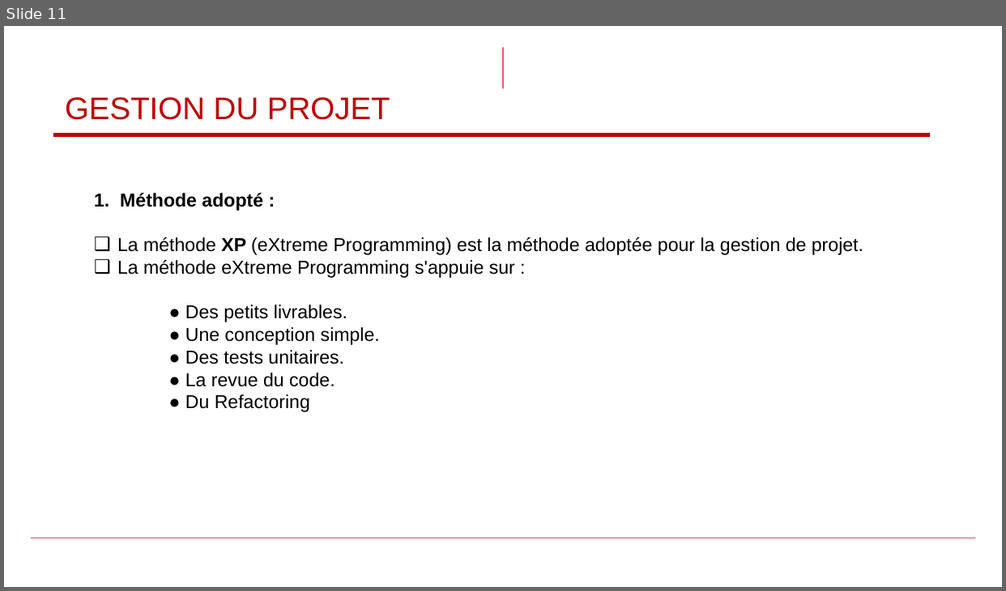
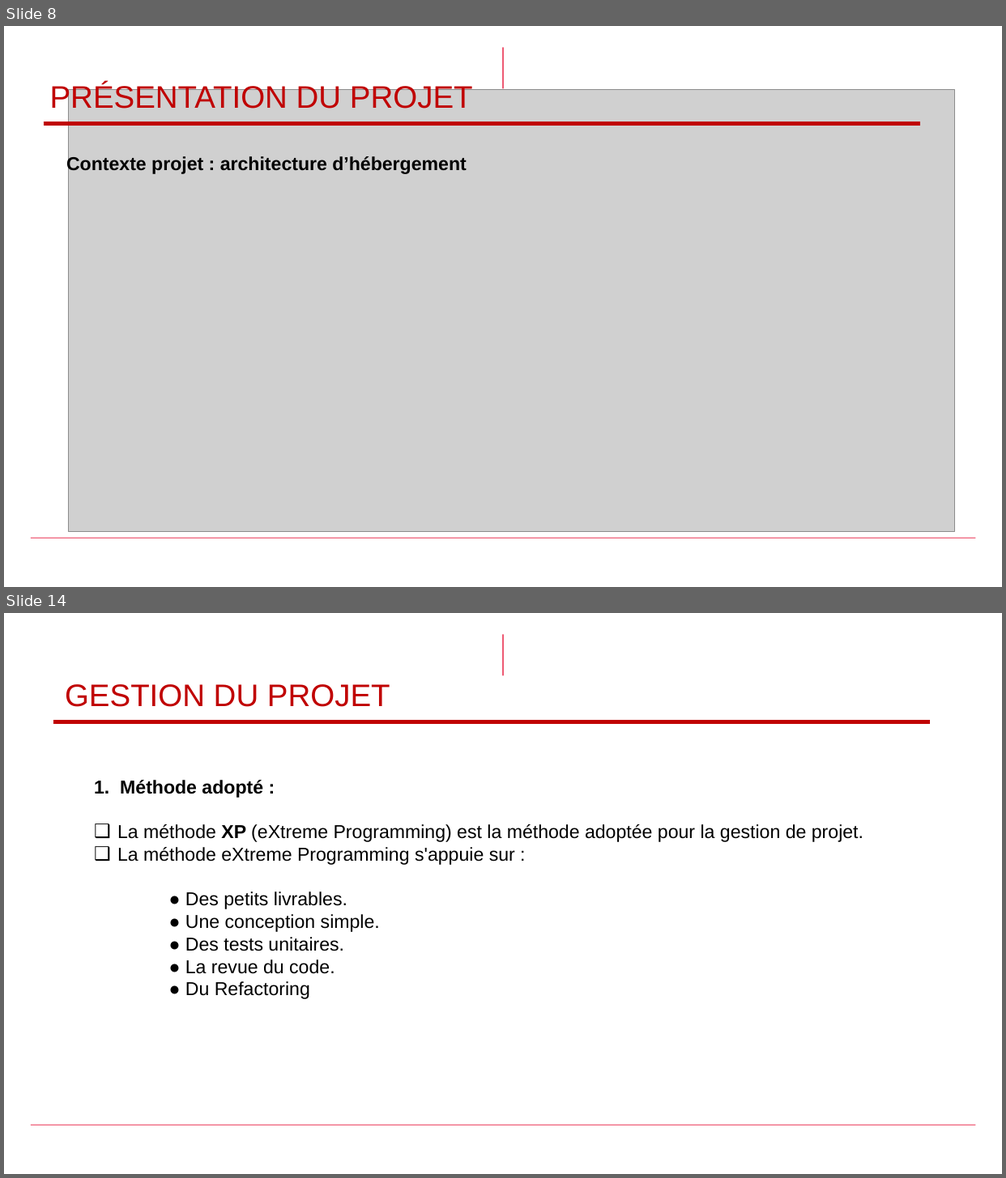
Before and after one commit to zwdOr20/PFE, a slide deck: first_presentation_1.1.pptx. Shown one above the other, each under a label of ours: slide 11 before the commit, slides 8 and 14 after it; the slides between them are not shown. The pictures are 1006x591 and 1006x1178 pixels, drawn with LibreOffice and Linux fonts; fonts in the diff are those of the drawing; grey boxes stand for pictures; background and template pictures are left out. Boxes give left, top, right and bottom in pixels: in the first picture for what was removed or moved away, otherwise in the second. Text is boxed around its words. In the diff, an @@ line names an element or a change of style, - is before the commit and + after.

```diff
--- a/first_presentation_1.1.pptx
+++ b/first_presentation_1.1.pptx
@@ slide 8 added at [4, 26, 1002, 587], background #FFFFFF; not listed: 2 template elements that a slide beside it also shows @@
@@ title added at [50, 83, 473, 113], 30 pt, text #C00000 @@
+PRÉSENTATION DU PROJET
@@ picture added at [68, 90, 955, 532] @@
@@ line added from (44, 124) to (920, 124), #C00000 3.5 pt @@
@@ text added at [66, 155, 466, 174], 18 pt, text #000000, bold @@
+  Contexte projet : architecture d’hébergement
@@ what was slide 11 is now slide 14 @@
```
Also in this commit, not shown: 8 slides changed, 7 other slides added, 4 slides removed, 15 other files.
